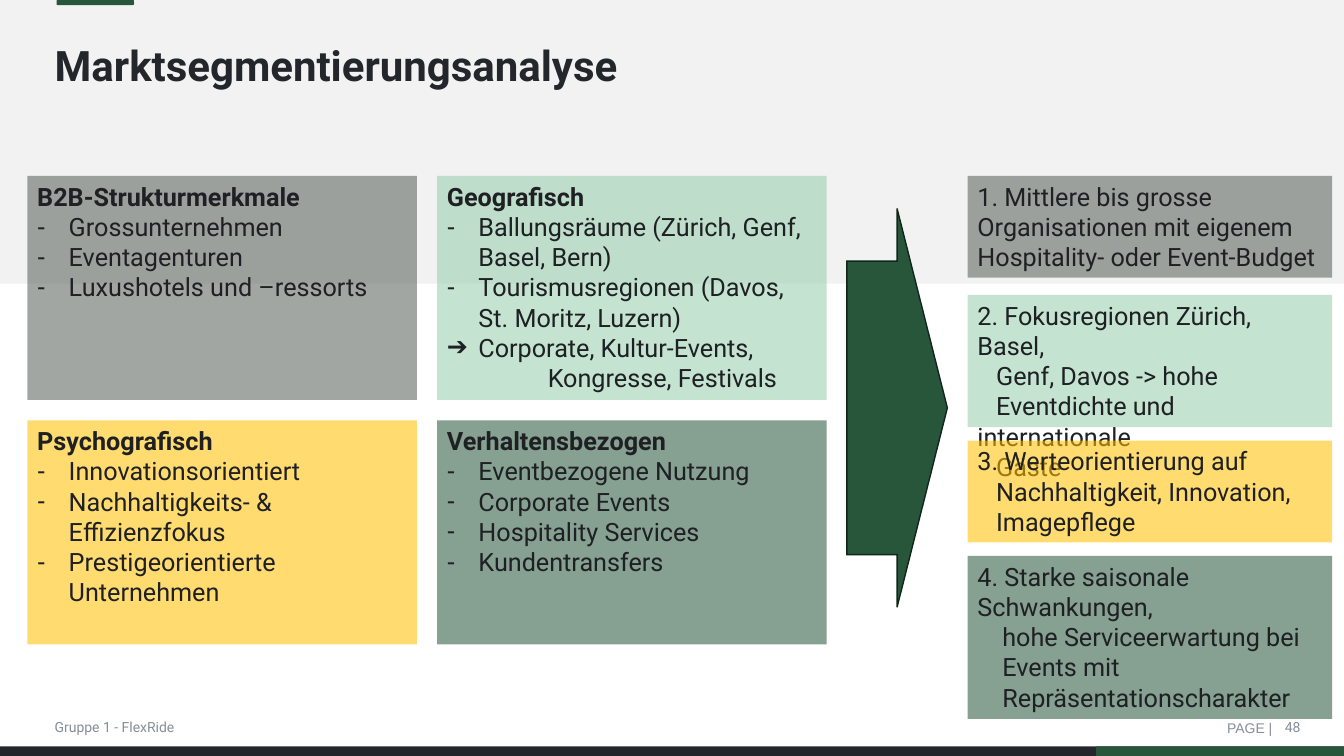
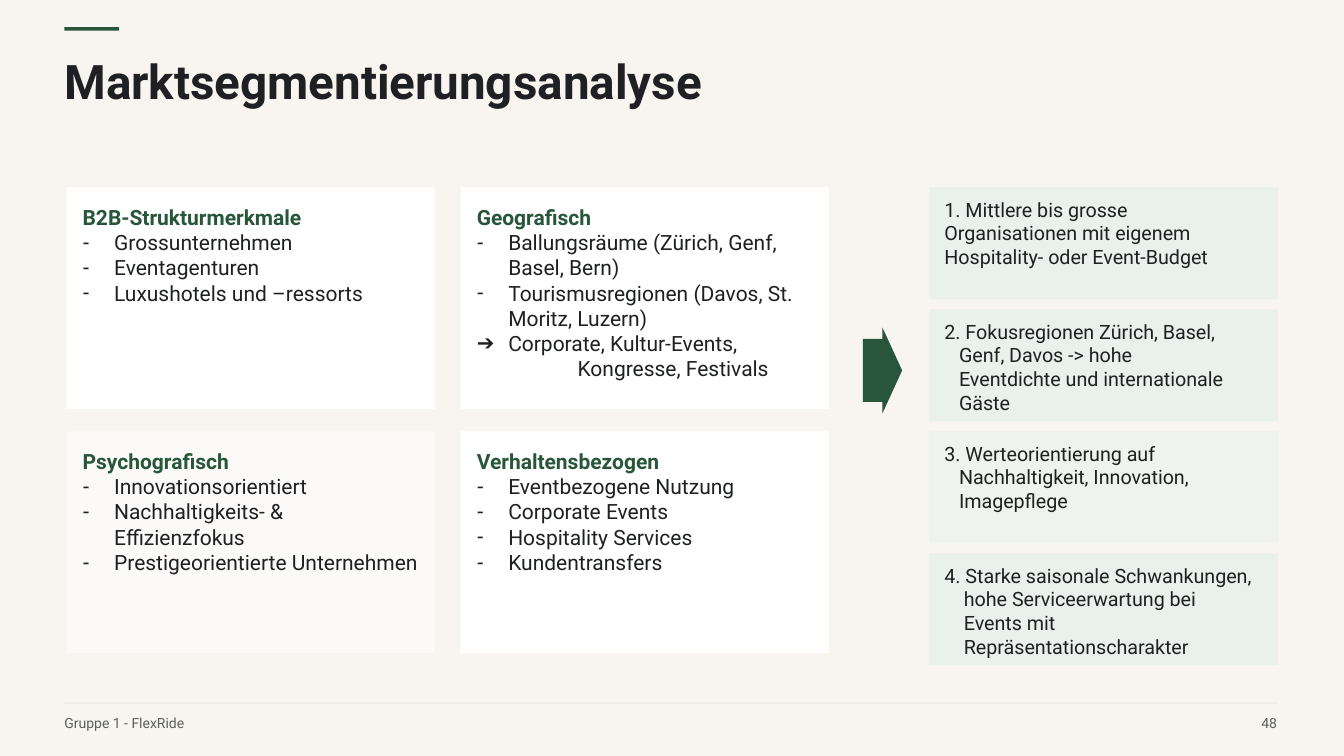
Before and after one commit to Mclement197/Economics-of-electromobility, a slide deck: slide 48 of website-src/downloads/VoltoShare-Praesentation.pptx. Drawn at 1344x756 pixels with LibreOffice and Linux fonts; fonts in the diff are those of the drawing. Boxes give left, top, right and bottom in pixels: in the first picture for what was removed or moved away, otherwise in the second. Text is boxed around its words. In the diff, an @@ line names an element or a change of style, - is before the commit and + after.

```diff
--- a/website-src/downloads/VoltoShare-Praesentation.pptx
+++ b/website-src/downloads/VoltoShare-Praesentation.pptx
@@ background #FFFFFF to #F8F5F0 @@
@@ rectangle removed at [0,0,1344,283] @@
@@ rounded rectangle removed at [56,0,134,5] @@
@@ rectangle added at [65,27,119,31], fill #28563B @@
@@ title "Marktsegmentierungsanalyse": place and size @@
-title "Marktsegmentierungsanalyse" at [55,49,618,90]
+title "Marktsegmentierungsanalyse" at [65,63,702,109]
@@ title "Marktsegmentierungsanalyse" at [65,63,702,109]: size 30 to 34 pt, text colour #23262B to #1E2023; line spacing 0.9 to 1.06; more space between paragraphs; vertical alignment middle to top @@
@@ rectangle "B2B-Strukturmerkmale": place and size @@
-rectangle "B2B-Strukturmerkmale" at [27,176,416,400]
+rectangle "B2B-Strukturmerkmale" at [67,188,435,409]
@@ rectangle "B2B-Strukturmerkmale" at [67,188,435,409]: size 18 to 15 pt; text colour #1E2023 to #28563B in "B2B-Strukturmerkmale"; fill #58615C at 56% opacity to #FFFFFF @@
@@ rectangle "Geografisch": place and size @@
-rectangle "Geografisch" at [438,176,827,400]
+rectangle "Geografisch" at [461,188,829,409]
@@ rectangle "Geografisch" at [461,188,829,409]: size 18 to 15 pt; text colour #1E2023 to #28563B in "Geografisch"; fill #96CEAD at 56% opacity to #FFFFFF @@
@@ rectangle "1. Mittlere bis grosse Organisationen ...": place and size @@
-rectangle "1. Mittlere bis grosse Organisationen ..." at [968,176,1333,278]
+rectangle "1. Mittlere bis grosse Organisationen ..." at [930,188,1278,299]
@@ rectangle "1. Mittlere bis grosse Organisationen ..." at [930,188,1278,299]: size 18 to 14.1 pt; fill #58615C at 56% opacity to #EAF0EB @@
@@ right arrow: place and size @@
-right arrow at [847,209,948,608]
+right arrow at [863,328,902,413]
@@ right arrow at [863,328,902,413]: outline #12261A 1 pt to none @@
@@ rectangle "2. Fokusregionen Zürich, Basel,": place and size @@
-rectangle "2. Fokusregionen Zürich, Basel," at [968,295,1333,427]
+rectangle "2. Fokusregionen Zürich, Basel," at [930,310,1278,421]
@@ rectangle "2. Fokusregionen Zürich, Basel," at [930,310,1278,421]: size 18 to 14.1 pt; fill #96CEAD at 56% opacity to #EAF0EB @@
@@ rectangle "Psychografisch": place and size @@
-rectangle "Psychografisch" at [27,420,416,644]
+rectangle "Psychografisch" at [67,432,435,653]
@@ rectangle "Psychografisch" at [67,432,435,653]: size 18 to 15 pt; text colour #1E2023 to #28563B in "Psychografisch"; fill #FFC000 at 56% opacity to #FFFFFF at 56% opacity @@
@@ rectangle "Verhaltensbezogen": place and size @@
-rectangle "Verhaltensbezogen" at [438,420,827,644]
+rectangle "Verhaltensbezogen" at [461,432,829,653]
@@ rectangle "Verhaltensbezogen" at [461,432,829,653]: size 18 to 15 pt; text colour #1E2023 to #28563B in "Verhaltensbezogen"; fill #28563B at 56% opacity to #FFFFFF @@
@@ rectangle "3. Werteorientierung auf": place and size @@
-rectangle "3. Werteorientierung auf" at [968,441,1333,542]
+rectangle "3. Werteorientierung auf" at [930,432,1278,543]
@@ rectangle "3. Werteorientierung auf" at [930,432,1278,543]: size 18 to 14.1 pt; fill #FFC000 at 56% opacity to #EAF0EB at 56% opacity @@
@@ rectangle "4. Starke saisonale Schwankungen,": place and size @@
-rectangle "4. Starke saisonale Schwankungen," at [968,557,1333,720]
+rectangle "4. Starke saisonale Schwankungen," at [930,554,1278,665]
@@ rectangle "4. Starke saisonale Schwankungen," at [930,554,1278,665]: size 18 to 14.1 pt; fill #28563B at 56% opacity to #EAF0EB @@
@@ text "Gruppe 1 - FlexRide": place and size @@
-text "Gruppe 1 - FlexRide" at [55,721,175,735]
+text "Gruppe 1 - FlexRide" at [64,717,185,731]
@@ text "Gruppe 1 - FlexRide" at [64,717,185,731]: text colour #878E98 to #58615C; line spacing 1 to 1.06; more space between paragraphs; vertical alignment middle to top @@
@@ rectangle added at [65,703,1277,704], fill #D9DFD9 @@
@@ page number at [1261,718,1277,728]: text colour #878E98 to #58615C; line spacing 1 to 1.06; more space between paragraphs; vertical alignment middle to top @@
@@ page number: place and size @@
-page number at [1285,722,1301,732]
+page number at [1261,718,1277,728]
@@ freeform shape removed at [0,747,1344,756] @@
@@ freeform shape removed at [1096,747,1344,756] @@
@@ text removed at [1227,723,1265,733] @@
-PAGE |
```
Also in this commit, not shown: 48 other slides changed, 56 other files.
